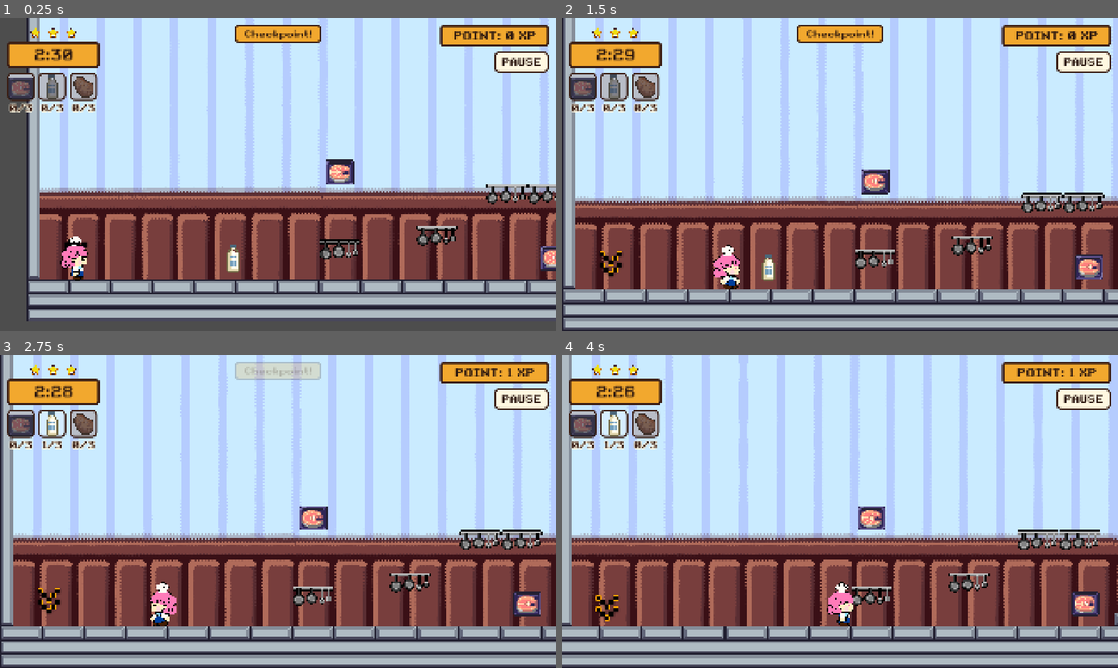
Above: before the commit, frames 1-4 (two rows, left to right).
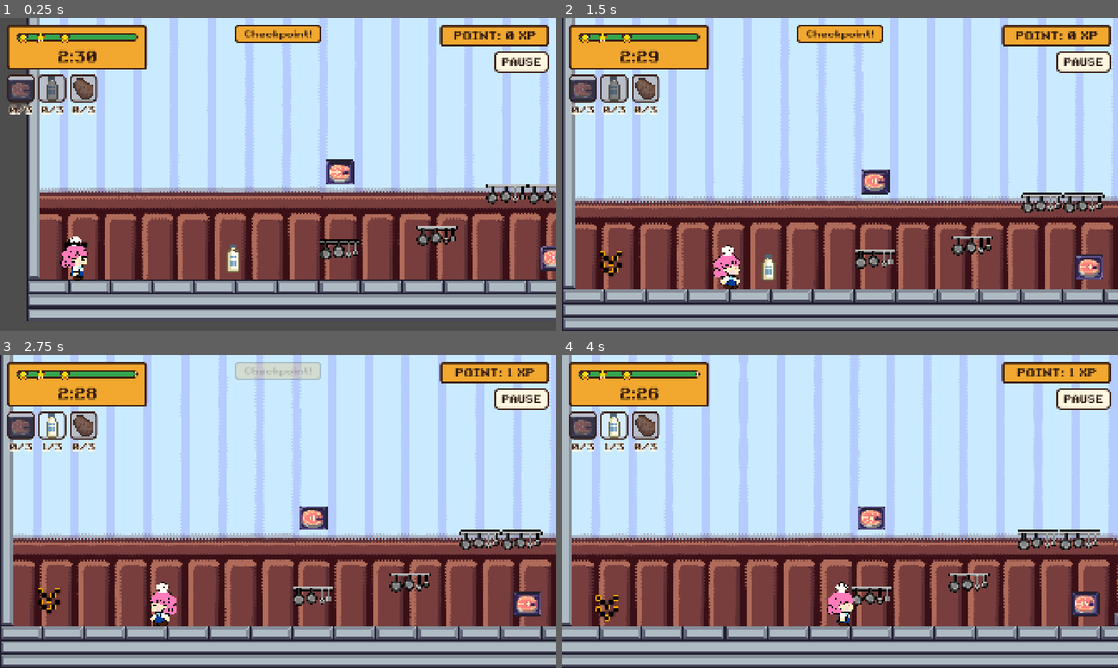
Above: after the commit, the same moments.

Repository: itspaulita/faster-chef-2
Game: Godot game, scene res://scenes/main.tscn
Same seed, same stepped clock (60 frames per second), same inputs: the game is played once before the commit and once after it. This scene is started directly instead of the project's main scene.
Inputs (mouse positions are in pixels of both pictures, inside the frame that each line leads up to):
- Up to frame 1 (0.25 s): no input
- Up to frame 2 (1.5 s): tap Enter at 0.5 s; move the mouse to (962, 158) at 0.52 s; hold Q (grab_drop) 0.53-1.28 s; hold Right (right) from 0.53 s (still down); click (962, 158) at 0.67 s; tap E (chop) at 0.77 s; move the mouse to (728, 190) at 1.27 s; tap 0 at 1.35 s
- Up to frame 3 (2.75 s): tap E (chop) at 1.52 s; move the mouse to (333, 442) at 2.02 s; release Right (right) at 2.03 s; hold Left (left) from 2.03 s (still down); tap 1 at 2.1 s
- Up to frame 4 (4 s): move the mouse to (812, 574) at 2.77 s; release Left (left) at 2.78 s; hold Right (right) from 2.78 s (still down); tap 2 at 2.85 s; click (812, 574) at 2.92 s; tap E (chop) at 3.02, 3.77 s; move the mouse to (1006, 558) at 3.52 s; tap 3 at 3.6 s

The runs differ from the first frame. In frame 1, 3.8% of the frame differs, in the area x 1-27%, y 2-31%; in frame 2, 3.8%; in frame 3, 3.8%; in frame 4, 3.8%.

Commit message:
changed timer and star HUD style

Diff:
--- a/scenes/hud.tscn
+++ b/scenes/hud.tscn
@@ -80,27 +80,35 @@
 offset_top = 24.0
 theme_override_constants/separation = 16
 
-[node name="TimerBox" type="VBoxContainer" parent="TopLeft" unique_id=396912344]
+[node name="TimerBox" type="PanelContainer" parent="TopLeft" unique_id=871254405]
 visible = false
 layout_mode = 2
-theme_override_constants/separation = 6
-
-[node name="StarsRow" type="HBoxContainer" parent="TopLeft/TimerBox" unique_id=1161000811]
-layout_mode = 2
-size_flags_horizontal = 4
-theme_override_constants/separation = 10
-
-[node name="TimerPanel" type="PanelContainer" parent="TopLeft/TimerBox" unique_id=1152537494]
-custom_minimum_size = Vector2(320, 76)
-layout_mode = 2
 theme_override_styles/panel = SubResource("StyleBoxFlat_points")
 
-[node name="TimerLabel" type="Label" parent="TopLeft/TimerBox/TimerPanel" unique_id=1445952068]
+[node name="Box" type="VBoxContainer" parent="TopLeft/TimerBox" unique_id=1525463348]
+layout_mode = 2
+theme_override_constants/separation = 4
+
+[node name="BarArea" type="Control" parent="TopLeft/TimerBox/Box" unique_id=433183121]
+custom_minimum_size = Vector2(420, 60)
+layout_mode = 2
+
+[node name="Bar" type="ProgressBar" parent="TopLeft/TimerBox/Box/BarArea" unique_id=2014307651]
+layout_mode = 0
+offset_top = 16.0
+offset_right = 420.0
+offset_bottom = 44.0
+max_value = 1.0
+step = 0.0
+value = 1.0
+show_percentage = false
+
+[node name="TimerLabel" type="Label" parent="TopLeft/TimerBox/Box" unique_id=63144125]
 layout_mode = 2
 theme_override_colors/font_color = Color(0.17, 0.09, 0.06, 1)
 theme_override_fonts/font = ExtResource("2_font")
 theme_override_font_sizes/font_size = 52
-text = "1:30"
+text = "2:30"
 horizontal_alignment = 1
 vertical_alignment = 1
 
--- a/scripts/data/phase_timing.gd
+++ b/scripts/data/phase_timing.gd
@@ -19,3 +19,20 @@
 	if time_left < two_star_below:
 		return 2
 	return 3
+
+
+## Where the countdown bar's edge sits, 0..1: full at the start, draining evenly to empty
+## at 0:00, so a position on the bar is a point in time.
+func bar_fraction(time_left: float) -> float:
+	return clampf(time_left / maxf(duration, 0.001), 0.0, 1.0)
+
+
+## Where star `star` (1-3) sits on the bar (0..1): the point where it is lost, so the star
+## dims just as the bar's edge drains past it. Star 1 is lost at 0:00, so it sits at the end.
+func star_fraction(star: int) -> float:
+	match star:
+		3:
+			return bar_fraction(two_star_below)
+		2:
+			return bar_fraction(one_star_below)
+	return 0.0
--- a/scripts/hud.gd
+++ b/scripts/hud.gd
@@ -1,7 +1,7 @@
 class_name Hud
 extends CanvasLayer
-## HUD, top left: the phase timer with its stars above it, and under it one tile per ingredient with
-## the "have/goal" count under it. Top right: the points counter and the pause button.
+## HUD, top left: the phase timer (a draining bar with the 3 stars on it, and the clock under it),
+## and under it one tile per ingredient with the "have/goal" count under it. Top right: the points counter and the pause button.
 
 ## A star was lost to the clock; `stars_left` is what remains.
 signal star_lost(stars_left: int)
@@ -10,6 +10,10 @@
 
 const TIMER_NORMAL := Color(0.17, 0.09, 0.06, 1)
 const TIMER_WARNING := Color(0.6, 0.04, 0.04, 1)
+const BAR_COLOR := Color(0.2, 0.65, 0.3, 1)
+const BAR_WARNING_COLOR := Color(0.85, 0.2, 0.15, 1)
+const BAR_WIDTH := 420.0
+const STAR_SIZE := 48
 
 const ICON_SIZE := 32
 ## Frames on "ingredients 32x32.png" (6 columns x 2 rows, row-major):
@@ -21,6 +25,8 @@
 var phase_timer := PhaseTimer.new()
 var star_icons: Array[StarIcon] = []
 
+var _bar_fill: StyleBoxFlat
+
 # Ingredient tile looks: grey at 0 collected, blue while collecting, yellow once complete.
 var _empty_tile_style: StyleBoxFlat
 var _done_tile_style: StyleBoxFlat
@@ -30,8 +36,9 @@
 @onready var points_label: Label = $PointsPanel/PointsLabel
 @onready var pause_menu: PauseMenu = $PauseMenu
 @onready var timer_panel: Control = $TopLeft/TimerBox
-@onready var timer_label: Label = $TopLeft/TimerBox/TimerPanel/TimerLabel
-@onready var stars_row: HBoxContainer = $TopLeft/TimerBox/StarsRow
+@onready var timer_label: Label = $TopLeft/TimerBox/Box/TimerLabel
+@onready var bar_area: Control = $TopLeft/TimerBox/Box/BarArea
+@onready var bar: ProgressBar = $TopLeft/TimerBox/Box/BarArea/Bar
 @onready var rows: Array[Node] = [
 	$TopLeft/Ingredients/Slot1,
 	$TopLeft/Ingredients/Slot2,
@@ -59,10 +66,7 @@
 	phase_timer.tick.connect(_on_tick)
 	phase_timer.star_lost.connect(_on_star_lost)
 	phase_timer.timed_out.connect(timed_out.emit)
-	for i in 3:
-		var star := StarIcon.new(52)
-		stars_row.add_child(star)
-		star_icons.append(star)
+	_setup_bar()
 
 
 ## Sets how many of ingredient `index` (0-2) have been collected.
@@ -97,8 +101,38 @@
 
 ## Shows the countdown and starts it. Everyone starts with 3 stars; the HUD dims one each
 ## time the clock says it's lost.
+## The bar has a fill style we can recolor, and the 3 stars sit on it, one per third.
+func _setup_bar() -> void:
+	var back := StyleBoxFlat.new()
+	back.bg_color = Color(1, 0.97, 0.88)
+	back.set_border_width_all(4)
+	back.border_color = Color(0.23, 0.12, 0.08)
+	back.set_corner_radius_all(14)
+	_bar_fill = StyleBoxFlat.new()
+	_bar_fill.bg_color = BAR_COLOR
+	_bar_fill.set_corner_radius_all(14)
+	_bar_fill.set_border_width_all(4)
+	_bar_fill.border_color = Color(0.23, 0.12, 0.08)
+	bar.add_theme_stylebox_override("background", back)
+	bar.add_theme_stylebox_override("fill", _bar_fill)
+	for i in 3:
+		var star := StarIcon.new(STAR_SIZE)
+		star.size = Vector2(STAR_SIZE, STAR_SIZE)
+		bar_area.add_child(star)
+		star_icons.append(star)
+
+
+## Puts each star where it is lost on the bar (see PhaseTiming.star_fraction), so the bar
+## drains past a star just as it dims. Star 1 (leftmost) is lost last, star 3 first.
+func _place_stars(timing: PhaseTiming) -> void:
+	for i in star_icons.size():
+		var center_x := clampf(BAR_WIDTH * timing.star_fraction(i + 1), STAR_SIZE / 2.0, BAR_WIDTH - STAR_SIZE / 2.0)
+		star_icons[i].position = Vector2(center_x - STAR_SIZE / 2.0, 6)
+
+
 func start_timer(timing: PhaseTiming) -> void:
 	timer_panel.visible = true
+	_place_stars(timing)
 	phase_timer.start(timing)
 	_update_stars(false)
 
@@ -116,8 +150,11 @@
 func _on_tick(time_left: float) -> void:
 	var whole := ceili(time_left)
 	timer_label.text = "%d:%02d" % [whole / 60, whole % 60]
-	timer_label.add_theme_color_override("font_color", \
-			TIMER_WARNING if phase_timer.stars <= 1 else TIMER_NORMAL)
+	var warning := phase_timer.stars <= 1
+	timer_label.add_theme_color_override("font_color", TIMER_WARNING if warning else TIMER_NORMAL)
+	_bar_fill.bg_color = BAR_WARNING_COLOR if warning else BAR_COLOR
+	if phase_timer.timing:
+		bar.value = phase_timer.timing.bar_fraction(time_left)
 
 
 func _on_star_lost(stars_left: int) -> void:
